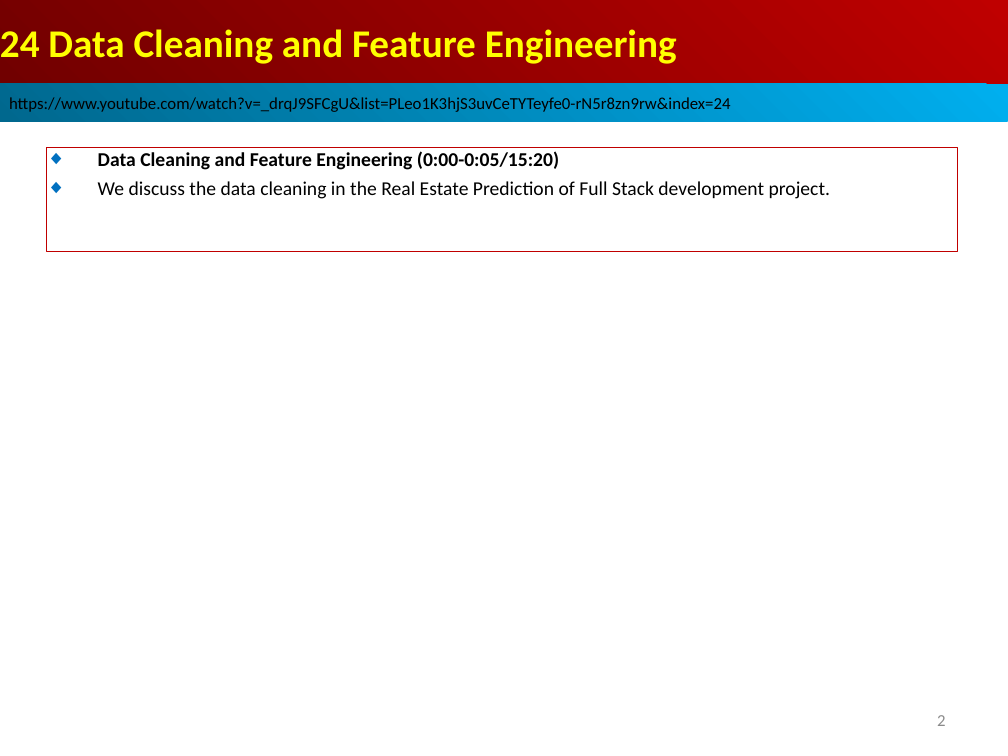
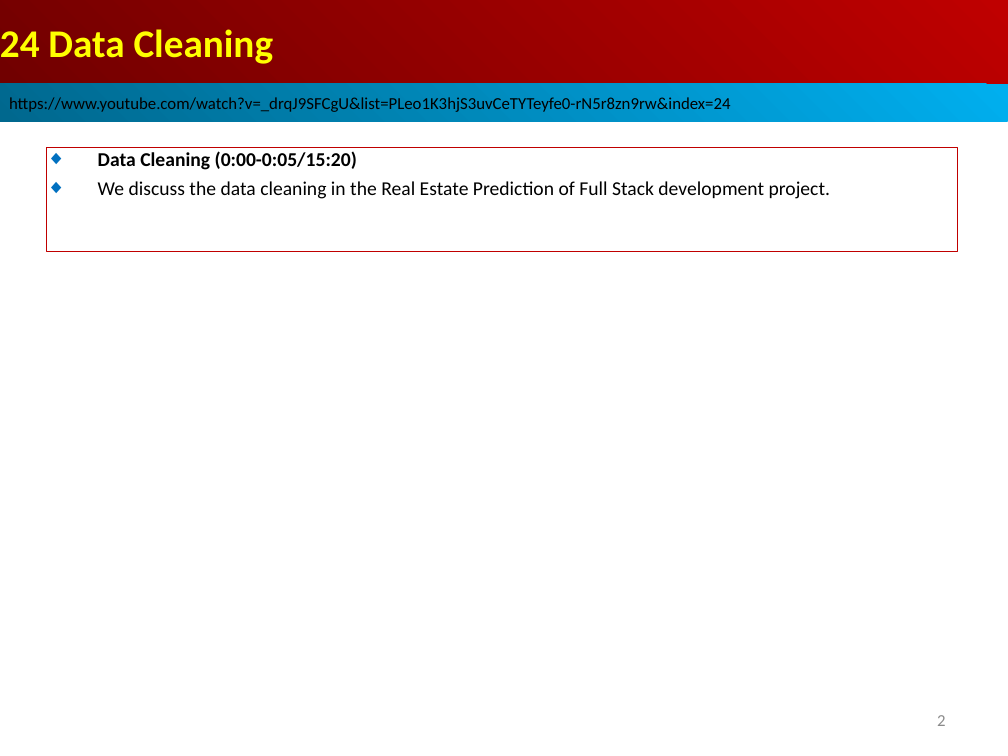
Before and after one commit to peterhchen/AIU_CS511_ML, a slide deck: slide 2 of 000_ML_CB/034_RE2_DataClean/001_Video/024_RE2_DataClean.ppt. Drawn at 1008x756 pixels with LibreOffice and Linux fonts; fonts in the diff are those of the drawing. Boxes give left, top, right and bottom in pixels: in the first picture for what was removed or moved away, otherwise in the second. Text is boxed around its words. In the diff, an @@ line names an element or a change of style, - is before the commit and + after.

```diff
--- a/000_ML_CB/034_RE2_DataClean/001_Video/024_RE2_DataClean.ppt
+++ b/000_ML_CB/034_RE2_DataClean/001_Video/024_RE2_DataClean.ppt
@@ text in rectangle at bbox=[0, 29, 274, 64]: text changed @@
-24 Data Cleaning and Feature Engineering
+24 Data Cleaning
@@ text in rectangle at bbox=[98, 151, 357, 170]: text changed @@
-◆ Data Cleaning and Feature Engineering (0:00-0:05/15:20)
+◆ Data Cleaning (0:00-0:05/15:20)
```
Also in this commit, not shown: 1 other slide changed.
